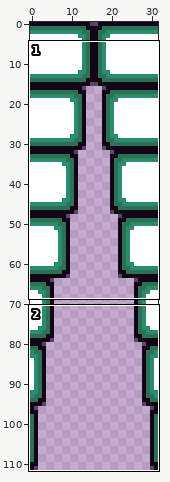
A pixel-art file gets an edit: Assets/Textures/Door.aseprite. The picture above shows the old version from afar; the outline marks the close-up.
Close-up. Earlier state:
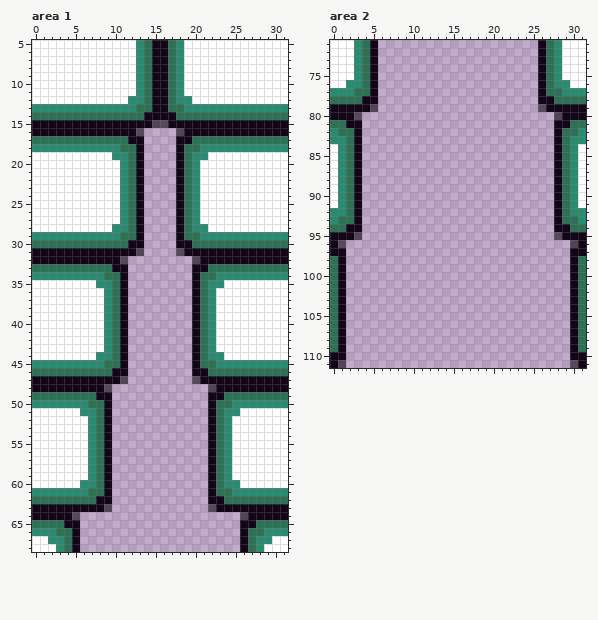
32x112 pixels, 1 frame. Shown: area 1: x 0..31, y 5..68; area 2: x 0..31, y 71..111.
The result:
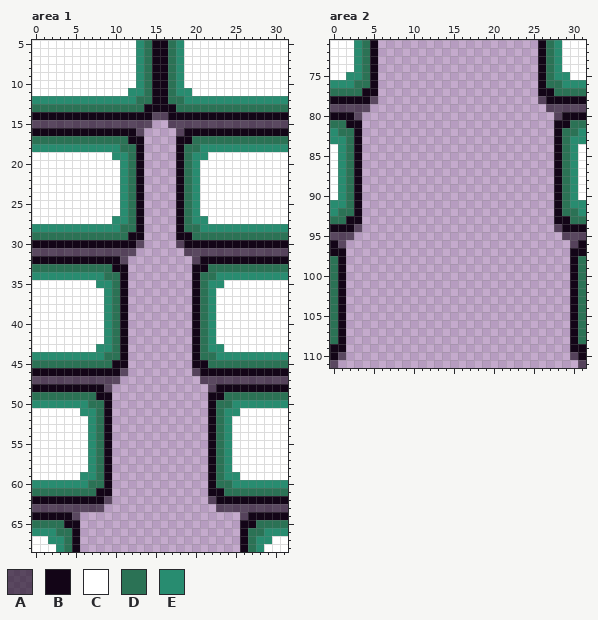
Palette (. is transparent): A #13051798  B #130517  C #ffffff  D #2b7255  E #288c70
Diff:
Changed rows in their new state; - is an unchanged pixel.
Area 1:
first column x 0:
11 ------------E------E------------
12 EEEEEEEEEEEE-D----D-EEEEEEEEEEEE
13 DDDDDDDDDDDDD-B--B-DDDDDDDDDDDDD
14 BBBBBBBBBBBBBB-AA-BBBBBBBBBBBBBB
15 AAAAAAAAAAAAAAA..AAAAAAAAAAAAAAA
first column x 0:
27 ----------E----------E----------
28 EEEEEEEEEE-D--------D-EEEEEEEEEE
29 DDDDDDDDDDD-B------B-DDDDDDDDDDD
30 BBBBBBBBBBBB-A----A-BBBBBBBBBBBB
31 AAAAAAAAAAAAA.----.AAAAAAAAAAAAA
first column x 0:
43 --------E--------------E--------
44 EEEEEEEE-D------------D-EEEEEEEE
45 DDDDDDDDD-B----------B-DDDDDDDDD
46 BBBBBBBBBB-A--------A-BBBBBBBBBB
47 AAAAAAAAAAA.--------.AAAAAAAAAAA
first column x 0:
59 ------E------------------E------
60 EEEEEE-D----------------D-EEEEEE
61 DDDDDDD-B--------------B-DDDDDDD
62 BBBBBBBB-A------------A-BBBBBBBB
63 AAAAAAAAA.------------.AAAAAAAAA
Area 2:
first column x 0:
 75 --E--------------------------E--
 76 EE-D------------------------D-EE
 77 DDD-B----------------------B-DDD
 78 BBBB-A--------------------A-BBBB
 79 AAAAA.--------------------.AAAAA
first column x 0:
 91 E------------------------------E
 92 -D----------------------------D-
 93 D-B--------------------------B-D
 94 BB-A------------------------A-BB
 95 AAA.------------------------.AAA
first column x 0:
109 B------------------------------B
110 -A----------------------------A-
111 A.----------------------------.A
